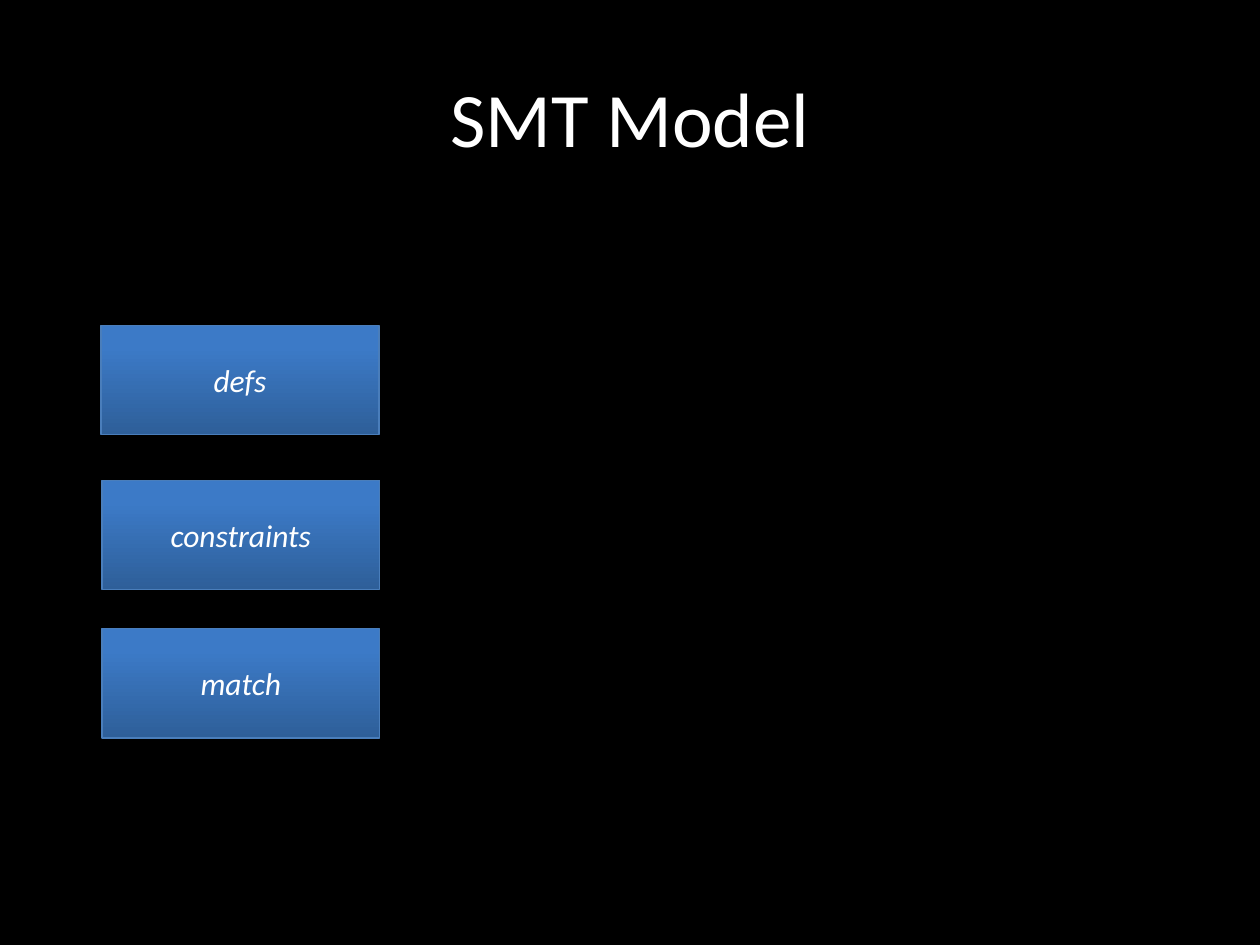
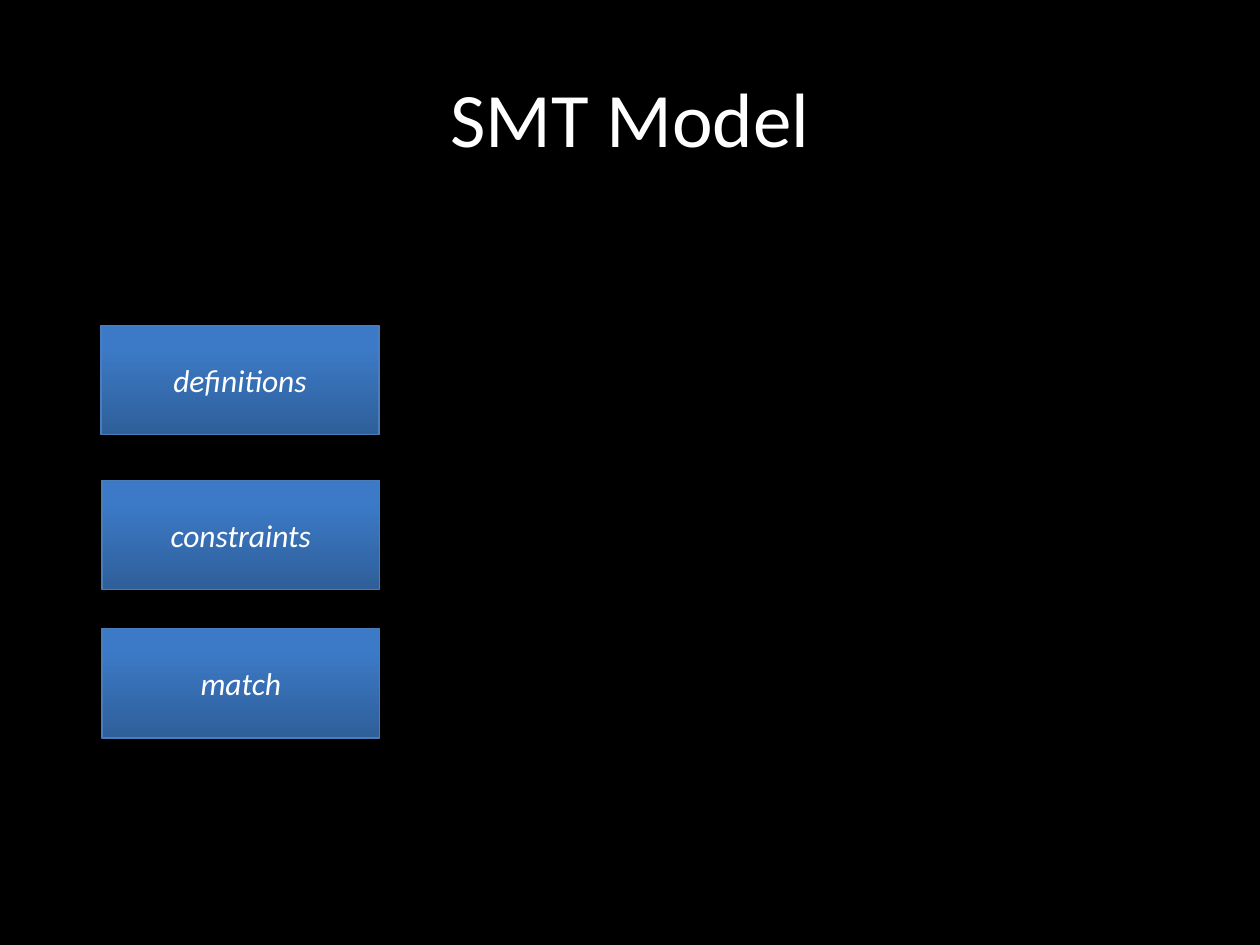
Before and after one commit to ericmercer/MP-trace-language, a slide deck: slide 7 of presentations/Qual_2012_YuHuang.pptx. Drawn at 1260x945 pixels with LibreOffice and Linux fonts; fonts in the diff are those of the drawing. Boxes give left, top, right and bottom in pixels: in the first picture for what was removed or moved away, otherwise in the second. Text is boxed around its words. In the diff, an @@ line names an element or a change of style, - is before the commit and + after.

```diff
--- a/presentations/Qual_2012_YuHuang.pptx
+++ b/presentations/Qual_2012_YuHuang.pptx
@@ text in rectangle at (173, 370, 306, 396): text changed @@
-defs
+definitions
```
Also in this commit, not shown: 9 other slides changed.
